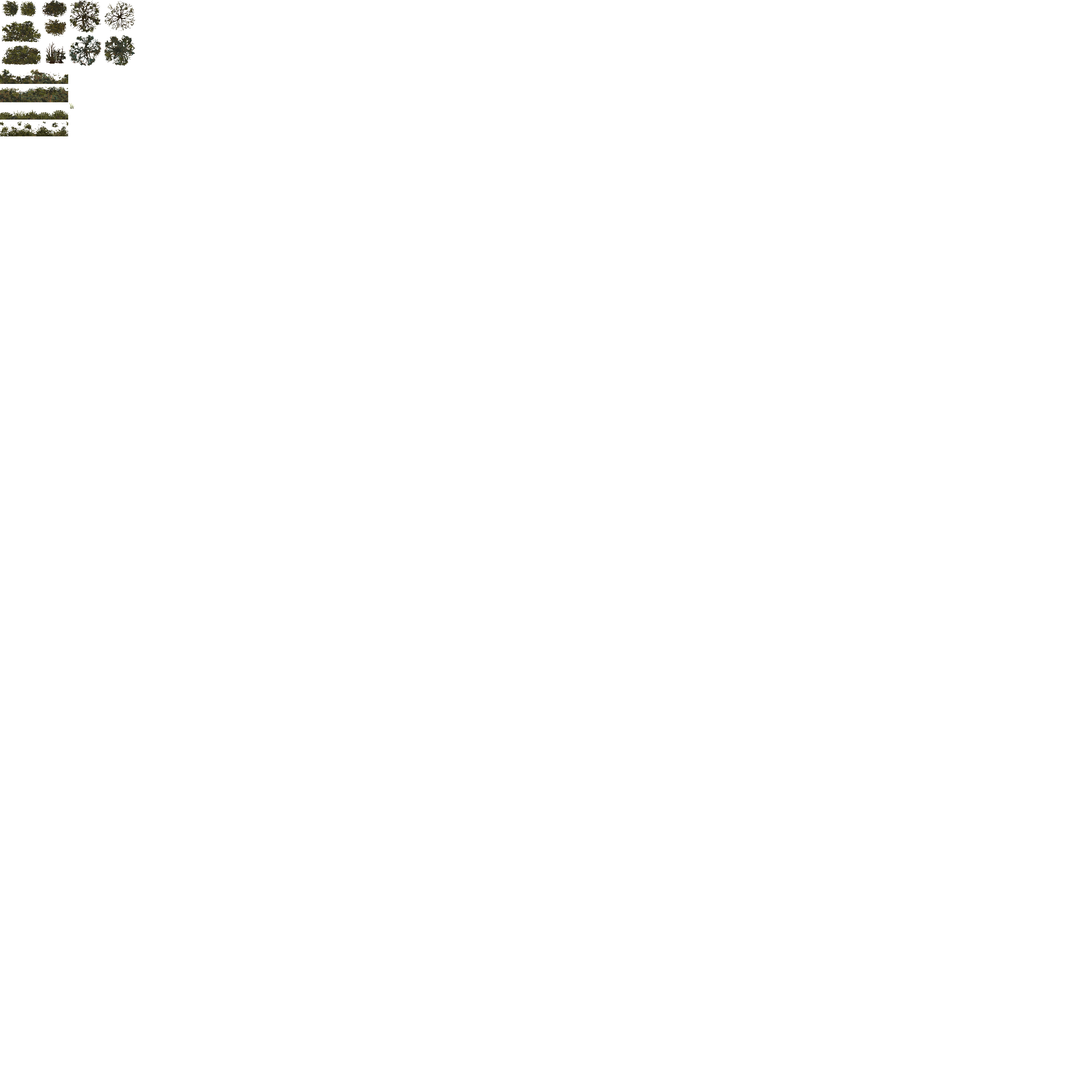
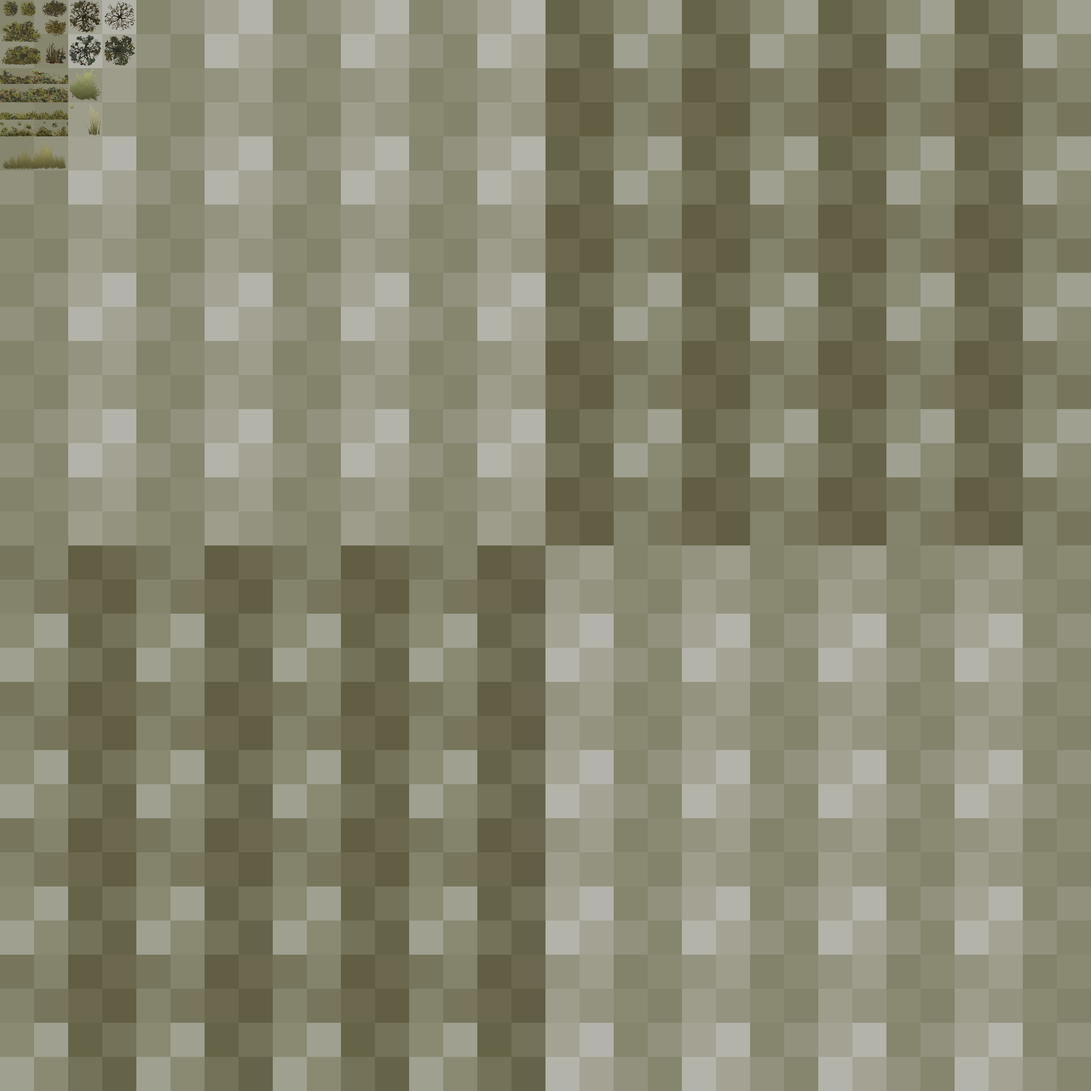
The second w=1091, h=1091 image is a revision of the first. Changes to its layers:
added layer "Layer 12" above "Layer 9 copy" over (84, 104, 104, 136)
added layer "Layer 9 copy" (80%) above "Layer 9" over (1, 138, 67, 170)
added layer "Layer 9" above "Layer 8 copy" over (1, 138, 67, 170)
added layer "Layer 8 copy" (88%) above "Layer 8" over (69, 69, 102, 102)
added layer "Layer 8" above "Layer 7" over (69, 69, 102, 102)
renamed "Layer 5" to "Layer 7", painted on it over (69, 102, 75, 109)
painted on "Layer 4" over (0, 0, 69, 137)
removed layer "Layer 3" over (1, 0, 67, 66)
showed "Layer 1" over (0, 0, 1091, 1091)
